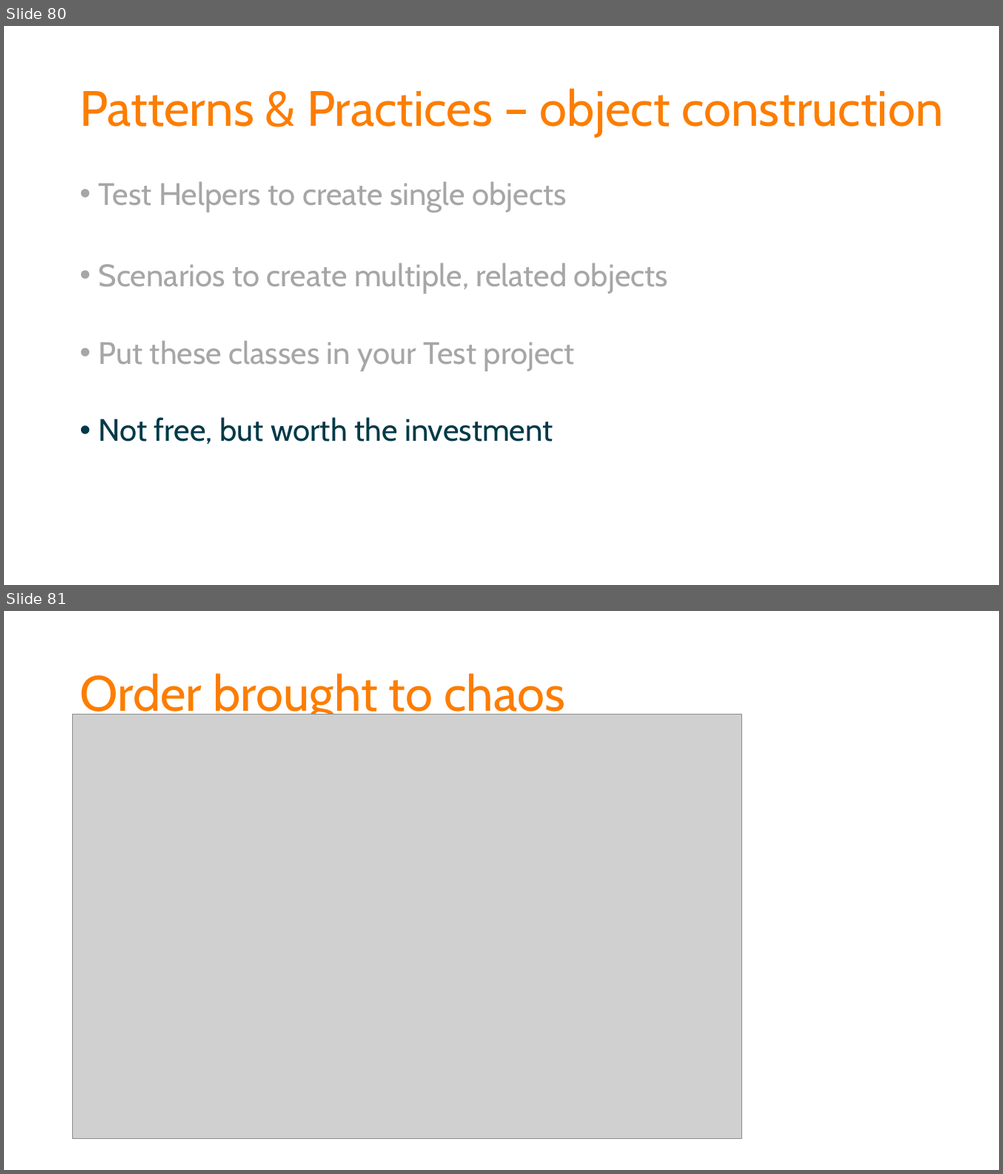
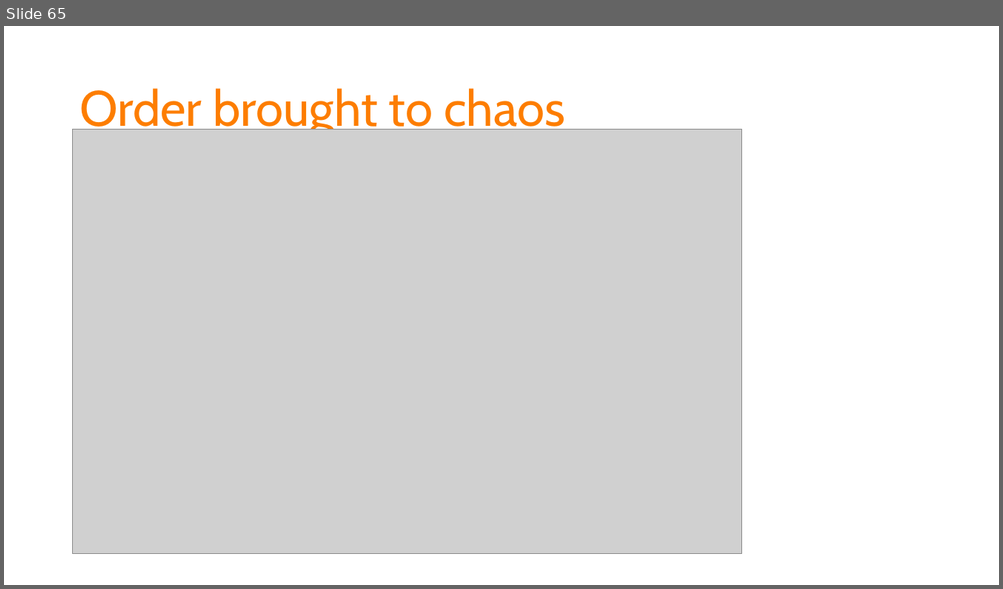
Before and after one commit to spetryjohnson/Talk-Patterns_of_Effective_Test_Setup, a slide deck: POETS - CodeMash 2017.pptx. Shown one above the other, each under a label of ours: slides 80 and 81 before the commit, slide 65 after it. The pictures are 1003x1174 and 1003x589 pixels, drawn with LibreOffice and Linux fonts; fonts in the diff are those of the drawing; grey boxes stand for pictures. Boxes give left, top, right and bottom in pixels: in the first picture for what was removed or moved away, otherwise in the second. Text is boxed around its words. In the diff, an @@ line names an element or a change of style, - is before the commit and + after.

```diff
--- a/POETS - CodeMash 2017.pptx
+++ b/POETS - CodeMash 2017.pptx
@@ slide 80 removed at bbox=[4, 26, 999, 585], background #FFFFFF @@
@@ title removed at bbox=[79, 88, 943, 137] @@
-Patterns & Practices – object construction
@@ text removed at bbox=[99, 181, 668, 445] @@
-• Test Helpers to create single objects
-• Scenarios to create multiple, related objects
-• Put these classes in your Test project
-• Not free, but worth the investment
@@ what was slide 81 is now slide 65 @@
```
Also in this commit, not shown: 3 slides changed, 6 slides added, 21 other slides removed, 1 other file.
